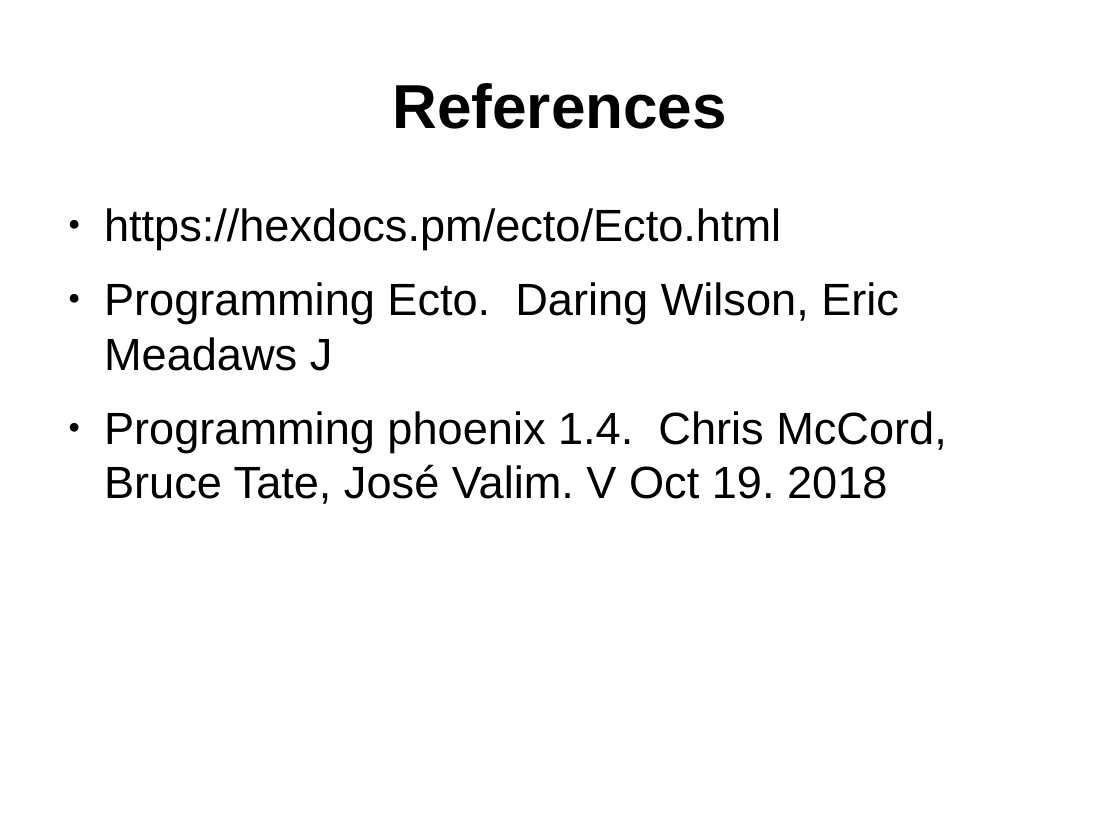
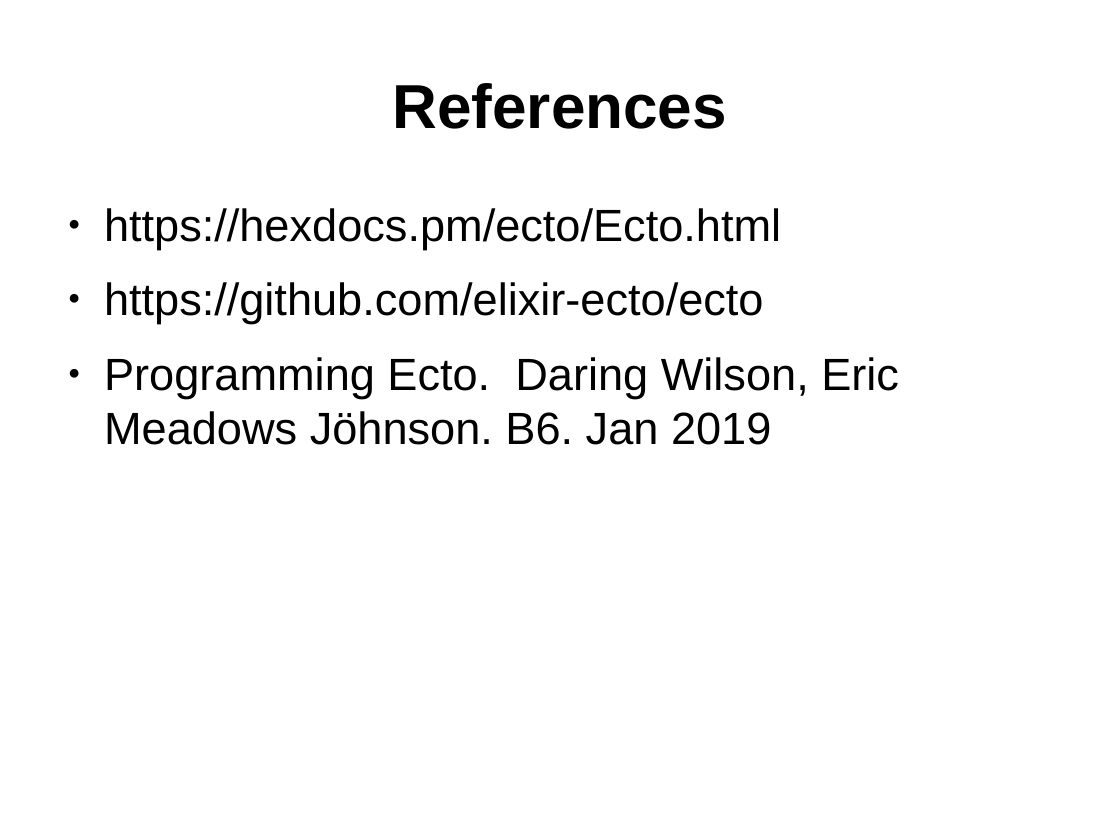
Before and after one commit to ramortegui/talks, a slide deck: slide 23 of odps/ecto.odp (slide 21 before the commit). Drawn at 1120x840 pixels with LibreOffice and Linux fonts; fonts in the diff are those of the drawing. Boxes give left, top, right and bottom in pixels: in the first picture for what was removed or moved away, otherwise in the second. Text is boxed around its words. In the diff, an @@ line names an element or a change of style, - is before the commit and + after.

```diff
--- a/odps/ecto.odp
+++ b/odps/ecto.odp
@@ text at [104,282,899,445]: text changed @@
-● Programming Ecto. Daring Wilson, Eric Meadaws J
-● Programming phoenix 1.4. Chris McCord, Bruce Tate, José Valim. V Oct 19. 2018
+● https://github.com/elixir-ecto/ecto
+● Programming Ecto. Daring Wilson, Eric Meadows Jöhnson. B6. Jan 2019
```
Also in this commit, not shown: 6 other slides changed, 4 slides added, 2 slides removed.
